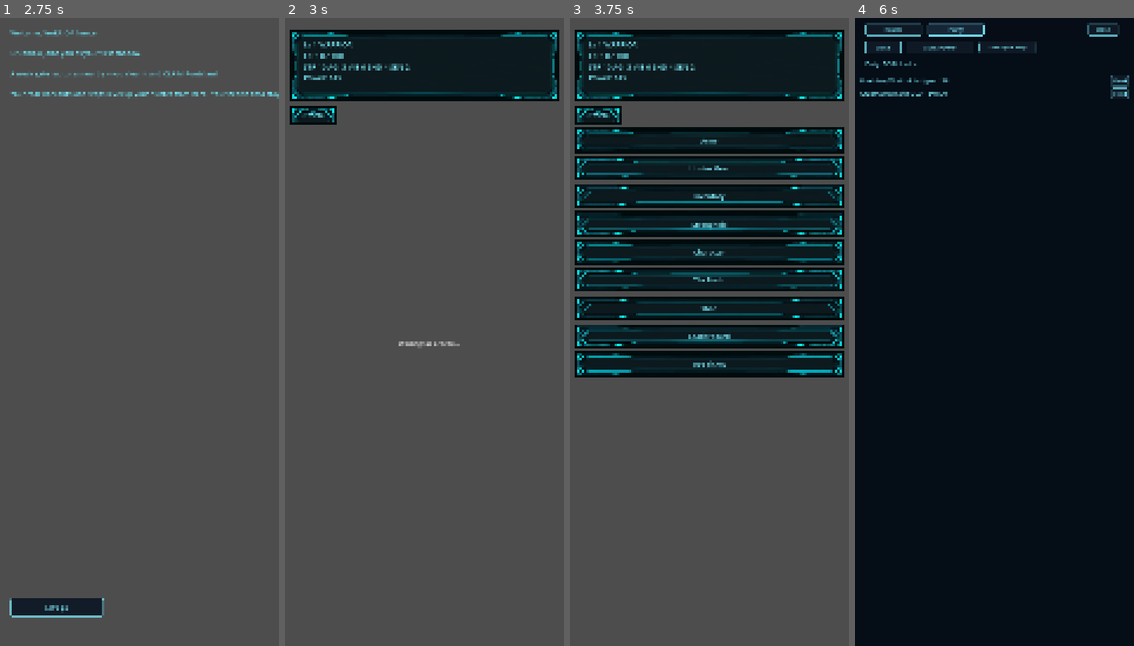
Above: before the commit, frames 1-4 (left to right).
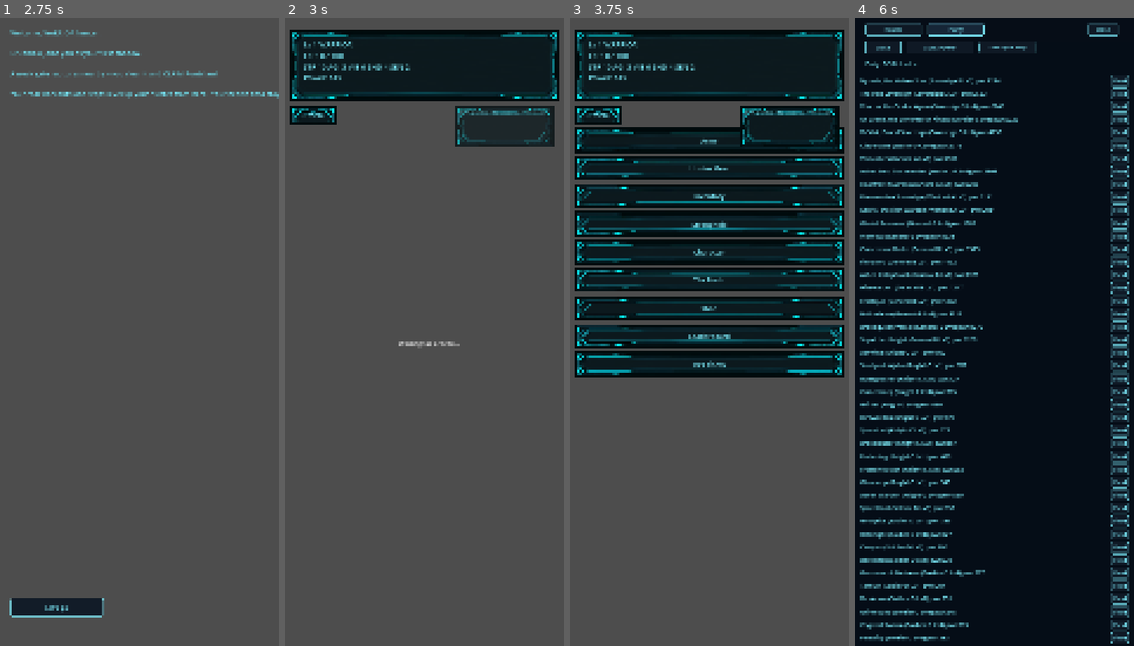
Above: after the commit, the same moments.

Repository: Luke-AI-Developments/HollowHunter
Game: Godot game, scene res://scenes/boot_loader.tscn
The game is run twice, just before and just after one commit, with the same random seed, the same clock (stepped at 60 frames per second) and the same inputs.
Inputs (mouse positions are in pixels of both pictures, inside the frame that each line leads up to):
- Up to frame 1 (2.75 s): tap Enter at 0.5 s; move the mouse to (200, 300) at 0.52 s; hold Shift 0.53-1.25 s; click (200, 300) at 0.67 s; click (53, 175) at 1.27 s; click "Warrior" at 2 s
- Up to frame 2 (3 s): click "Let's go" at 2.75 s
- Up to frame 3 (3.75 s): click "☰ Menu" at 3.5 s
- Up to frame 4 (6 s): click "Army" at 4.25 s; click "Roster" at 5 s; click "Party" at 5.75 s

Frame 1 is identical in both runs. In frame 2, 2.3% of the frame differs, in the area x 60-97%, y 14-21%; in frame 3, 1.5%; in frame 4, 13%, in the area x 1-99%, y 9-100%.

Commit message:
feat: DebugGrant.grant_all -- one of every shadow + item on debug launch, behind a project flag (art audit)

Diff:
--- /dev/null
+++ b/core/debug_grant.gd
@@ -0,0 +1,30 @@
+class_name DebugGrant
+## Debug-only: give a HunterState one of every shadow (monsters.json) and one
+## of every base equipment def (equipment.json), for auditing all art in a
+## single pass on device. Idempotent -- skips monster_ids already in the army
+## and equipment_def_ids already in the inventory, so re-running on a later
+## launch grants nothing new. The CALLER gates this to
+## OS.is_debug_build() + the `debug/grant_all_content` project flag; nothing
+## here is reachable in a release build.
+
+
+static func grant_all(state: HunterState, monsters: Array, equipment: Dictionary) -> Dictionary:
+	var owned_monsters := {}
+	for shadow: Dictionary in state.army:
+		owned_monsters[String(shadow.get("monster_id", ""))] = true
+	var shadows_added := 0
+	for m: Dictionary in monsters:
+		if not owned_monsters.has(String(m["id"])):
+			state.claim_shadow(String(m["id"]), String(m["rank"]))
+			shadows_added += 1
+
+	var owned_defs := {}
+	for item: Dictionary in state.inventory:
+		owned_defs[String(item.get("equipment_def_id", ""))] = true
+	var items_added := 0
+	for d: Dictionary in equipment.get("base_equipment", []):
+		if not owned_defs.has(String(d["id"])):
+			state.add_to_inventory(String(d["id"]))
+			items_added += 1
+
+	return {"shadows_added": shadows_added, "items_added": items_added}
--- a/project.godot
+++ b/project.godot
@@ -15,6 +15,10 @@
 run/main_scene="res://scenes/boot_loader.tscn"
 boot_splash/show_image=false
 boot_splash/bg_color=Color(0.019, 0.043, 0.07, 1)
+
+[debug]
+
+grant_all_content=true
 
 [display]
 
--- a/scenes/main.gd
+++ b/scenes/main.gd
@@ -270,6 +270,16 @@
 
 
 func _start_game() -> void:
+	if OS.is_debug_build() and ProjectSettings.get_setting("debug/grant_all_content", false):
+		var granted := DebugGrant.grant_all(state, _monsters, _equipment)
+		if granted["shadows_added"] > 0 or granted["items_added"] > 0:
+			SaveService.save(state)
+			system_toast.show_toast(
+				(
+					"DEV: granted +%d shadows, +%d items"
+					% [granted["shadows_added"], granted["items_added"]]
+				)
+			)
 	_refresh_label()
 	inventory_view.bind(state, _equipment, _monsters)
 	hunter_gear_view.bind(state, _equipment, inventory_view)
--- /dev/null
+++ b/tests/unit/test_debug_grant.gd
@@ -0,0 +1,44 @@
+extends GutTest
+## core/debug_grant.gd -- debug-only grant-one-of-everything for art auditing.
+
+var _monsters: Array
+var _equipment: Dictionary
+
+
+func before_all() -> void:
+	_monsters = Content.load_monsters()
+	_equipment = Content.load_equipment()
+
+
+func test_grant_all_gives_one_of_every_shadow_and_item() -> void:
+	var s := HunterState.new_default("WARRIOR")
+	var before_army := s.army.size()
+	var before_inv := s.inventory.size()
+	var r := DebugGrant.grant_all(s, _monsters, _equipment)
+	assert_eq(r["shadows_added"], _monsters.size())
+	assert_eq(r["items_added"], _equipment["base_equipment"].size())
+	assert_eq(s.army.size(), before_army + _monsters.size())
+	assert_eq(s.inventory.size(), before_inv + _equipment["base_equipment"].size())
+
+
+func test_grant_all_is_idempotent() -> void:
+	var s := HunterState.new_default("WARRIOR")
+	DebugGrant.grant_all(s, _monsters, _equipment)
+	var army_after_first := s.army.size()
+	var inv_after_first := s.inventory.size()
+	var r2 := DebugGrant.grant_all(s, _monsters, _equipment)
+	assert_eq(r2["shadows_added"], 0)
+	assert_eq(r2["items_added"], 0)
+	assert_eq(s.army.size(), army_after_first)
+	assert_eq(s.inventory.size(), inv_after_first)
+
+
+func test_grant_all_skips_already_owned() -> void:
+	var s := HunterState.new_default("WARRIOR")
+	var first_monster: String = String(_monsters[0]["id"])
+	var first_def: String = String(_equipment["base_equipment"][0]["id"])
+	s.claim_shadow(first_monster, String(_monsters[0]["rank"]))
+	s.add_to_inventory(first_def)
+	var r := DebugGrant.grant_all(s, _monsters, _equipment)
+	assert_eq(r["shadows_added"], _monsters.size() - 1)
+	assert_eq(r["items_added"], _equipment["base_equipment"].size() - 1)
Not shown, added: core/debug_grant.gd.uid
Not shown, added: tests/unit/test_debug_grant.gd.uid
